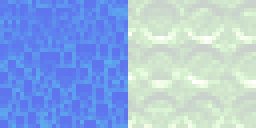
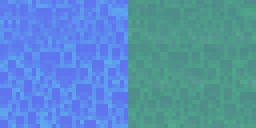
Revision of a layered 256x128 image; what changed, layer by layer:
added layer "Layer" (40%) above "Pasted Layer #1" over bbox(128, 0, 256, 128)
added layer "Pasted Layer #1" (67%) above "Pasted Layer" over bbox(128, 0, 256, 128)
